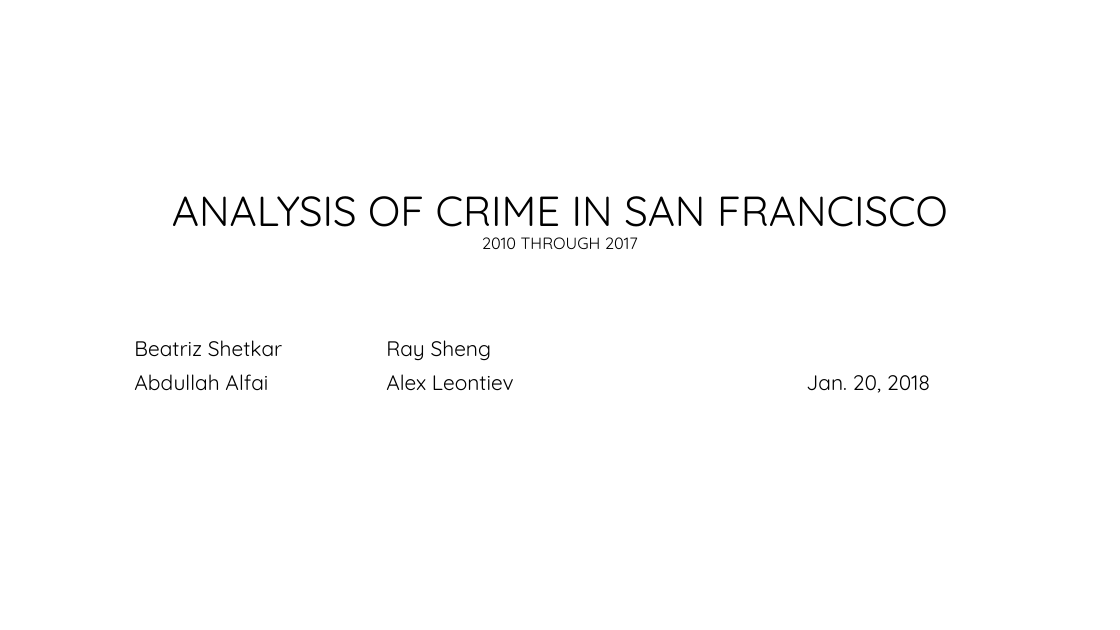
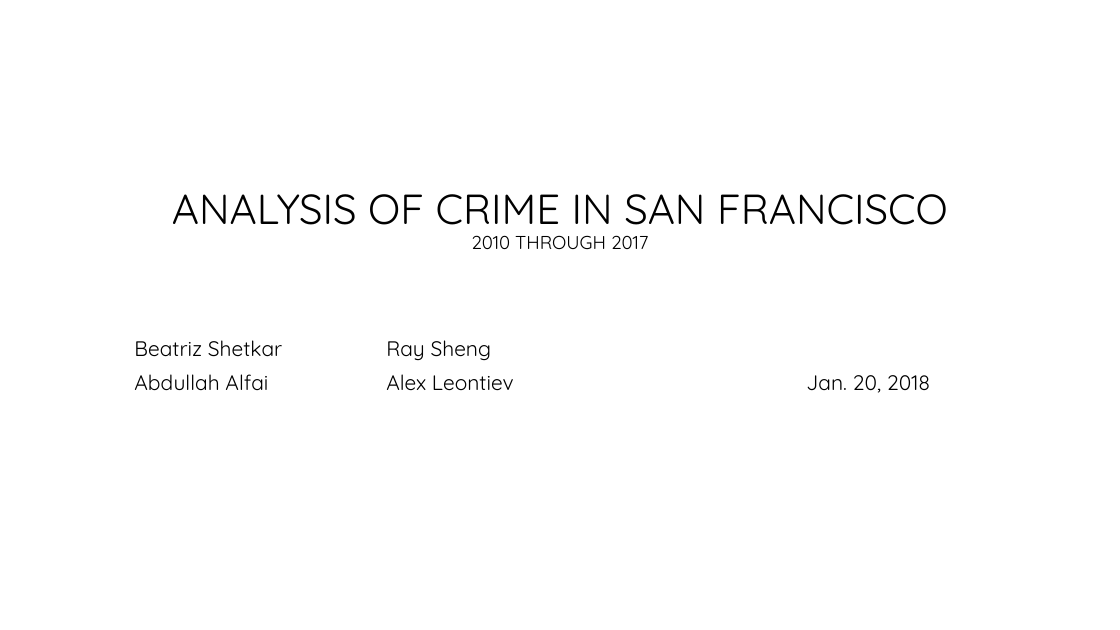
Before and after one commit to rayraysheng/san-francisco-police-incidents-2010-to-2017, a slide deck: slide 1 of Presentation.pptx. Drawn at 1120x630 pixels with LibreOffice and Linux fonts; fonts in the diff are those of the drawing; background and template pictures are left out. Boxes give left, top, right and bottom in pixels: in the first picture for what was removed or moved away, otherwise in the second. Text is boxed around its words. In the diff, an @@ line names an element or a change of style, - is before the commit and + after.

```diff
--- a/Presentation.pptx
+++ b/Presentation.pptx
@@ title "ANALYSIS OF CRIME IN SAN ..." at bbox=[172, 194, 948, 249]: size 14 to 16 pt in "2010 THROUGH 2017" @@
```
Also in this commit, not shown: 2 other slides changed, 1 slide added.
